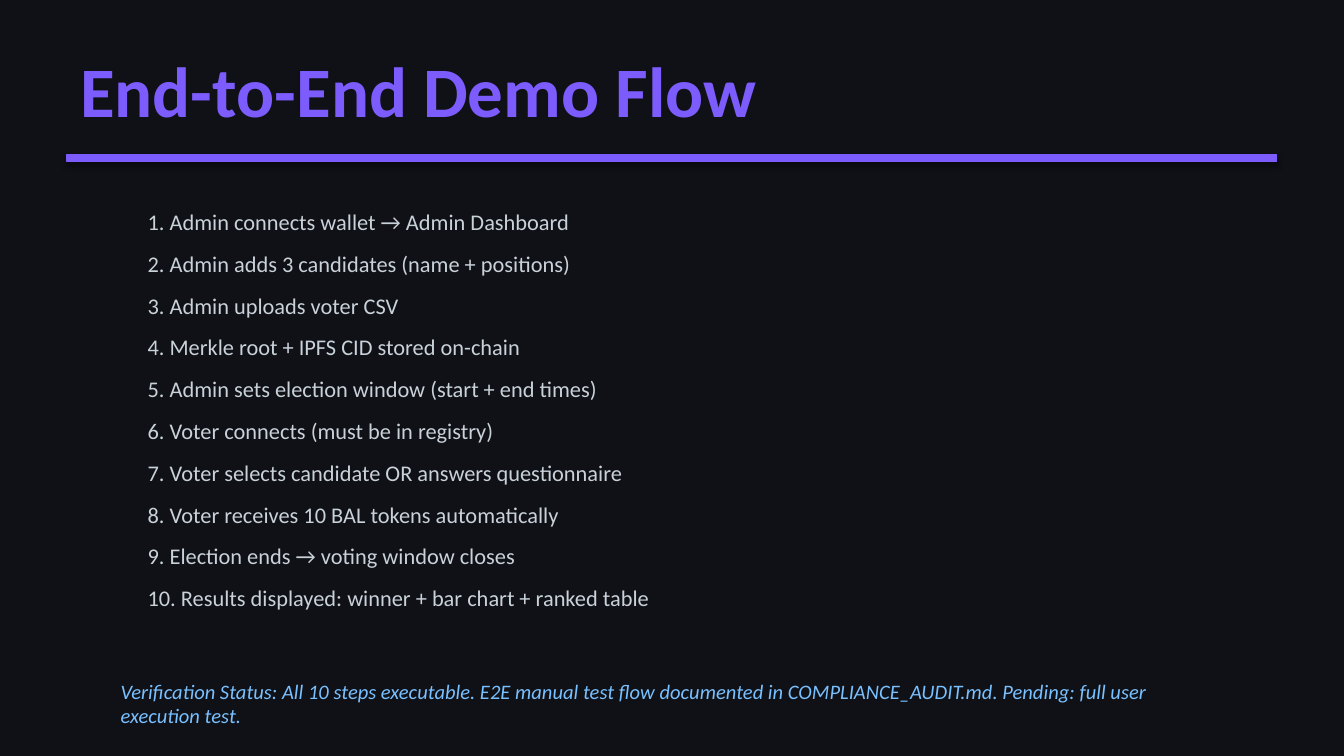
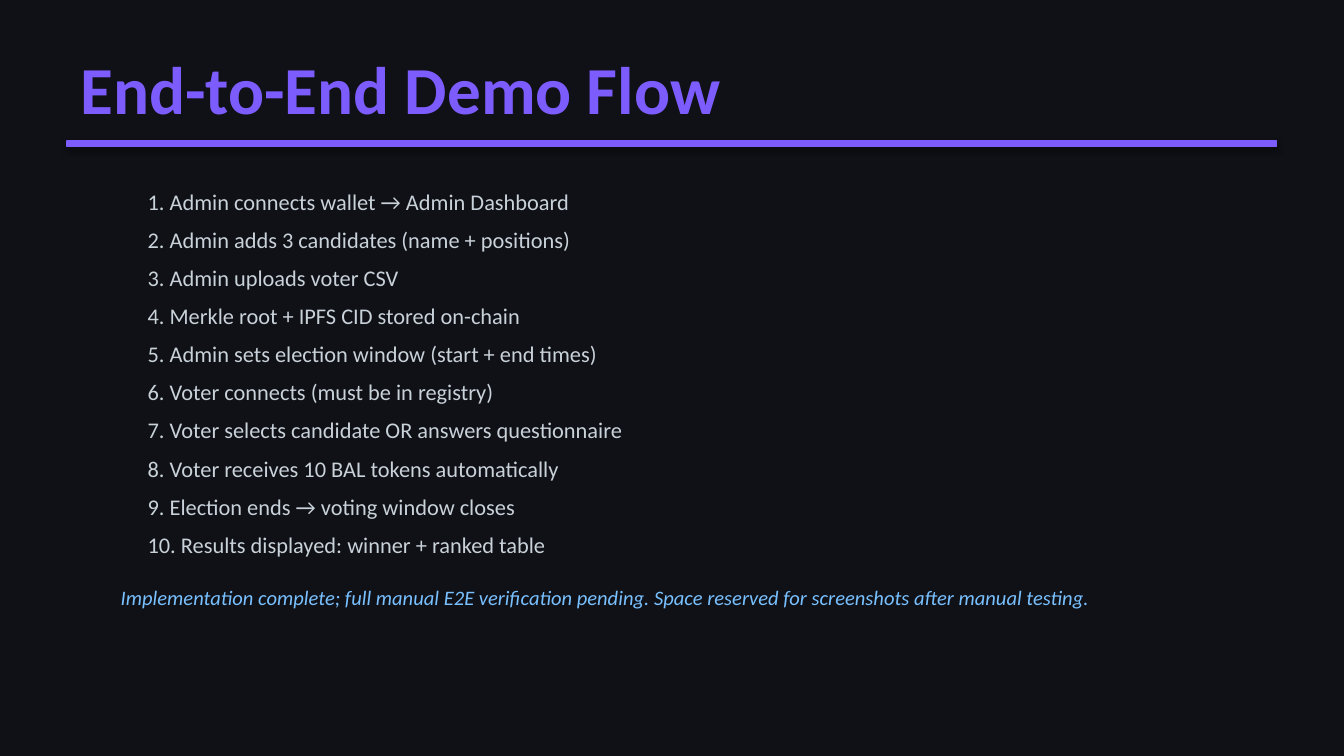
Before and after one commit to Shai-Shargal/blockchain-election-dapp, a slide deck: slide 7 of BlockVote_Presentation.pptx. Drawn at 1344x756 pixels with LibreOffice and Linux fonts; fonts in the diff are those of the drawing. Boxes give left, top, right and bottom in pixels: in the first picture for what was removed or moved away, otherwise in the second. Text is boxed around its words. In the diff, an @@ line names an element or a change of style, - is before the commit and + after.

```diff
--- a/BlockVote_Presentation.pptx
+++ b/BlockVote_Presentation.pptx
@@ text "End-to-End Demo Flow" at [80,67,720,115]: size 38 to 36 pt @@
@@ rectangle: place and size @@
-rectangle at [67,155,1277,161]
+rectangle at [67,141,1277,146]
@@ text "1. Admin connects wallet → ...": place and size @@
-text "1. Admin connects wallet → ..." at [148,214,649,610]
+text "1. Admin connects wallet → ..." at [148,194,622,557]
@@ text at [148,194,622,519]: less space between paragraphs @@
@@ text at [148,537,545,557]: text changed @@
-10. Results displayed: winner + bar chart + ranked table
+10. Results displayed: winner + ranked table
@@ text at [121,590,1088,609]: text changed @@
-Verification Status: All 10 steps executable. E2E manual test flow documented in COMPLIANCE_AUDIT.md. Pending: full user execution test.
+Implementation complete; full manual E2E verification pending. Space reserved for screenshots after manual testing.
```
Also in this commit, not shown: 4 other slides changed, 2 slides added, 2 slides removed, 1 other file.
